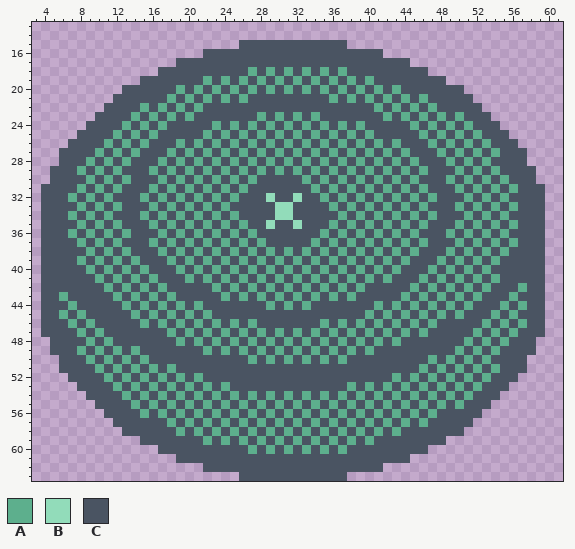
Pixel-art sprite: src/assets/board/shadow_pawn.png. That is the earlier state.
The file is 60x60 pixels. Shown: x 3..61, y 13..63. The old version is drawn lined up with the new one, on the new canvas.
Palette (. is transparent): A #5daf8d  B #92dcba  C #4a5462
The result:
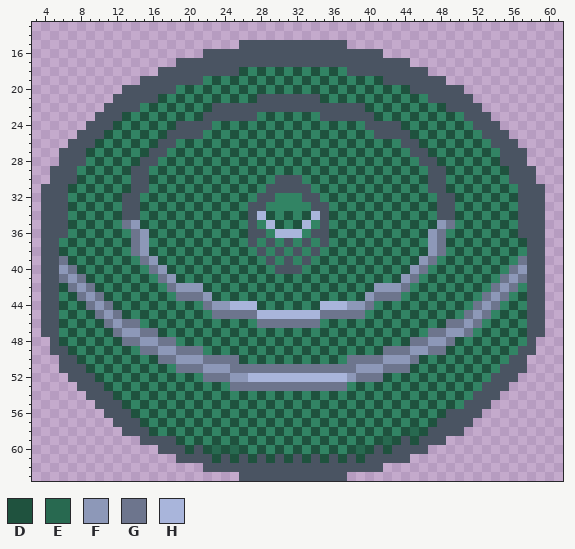
Colours new in this view: D #1f523e  E #286950  F #8d98b8  G #6d758d  H #a9b5db
What changed:
canvas 60x60 -> 64x64, the old top-left corner now at 2,5 (the part of the old canvas that was cut away was empty and is not shown)
colour A: #5daf8d -> #328464
Changed rows in their new state; - is a pixel that keeps its letter.
first column x 6:
18 --------------------D-D-D-D-D-D---------------------
19 -----------------D-D-D-D-D-D-D-D-D-D----------------
20 --------------D-D-D-D-D-D-D-D-D-D-D-D-D-------------
21 -----------D-D-D-D-D-D-------D-D-D-D-D-D------------
22 ----------D-D-D-D-----------------D-D-D-D-D---------
23 -------D-D-D-D-D-------D-D-D-------D-D-D-D-D--------
24 ------D-D-D-D-----D-D-D-D-D-D-D-D-----D-D-D-D-------
25 -----D-D-D-D-----D-D-D-D-D-D-D-D-D-----D-D-D-D------
26 ----D-D-D-D---D-D-D-D-D-D-D-D-D-D-D-D---D-D-D-D-----
27 ---D-D-D-D---D-D-D-D-D-D-D-D-D-D-D-D-D---D-D-D-D----
28 ----D-D-D---D-D-D-D-D-D-D-D-D-D-D-D-D-D---D-D-D-D---
29 ---D-D-D---D-D-D-D-D-D-D-D-D-D-D-D-D-D-D---D-D-D-D--
30 --D-D-D---D-D-D-D-D-D-DA----D-D-D-D-D-D-D---D-D-D---
31 -D-D-D-D---D-D-D-D-D-DA------D-D-D-D-D-D---D-D-D-D--
32 --D-D-D---D-D-D-D-D-DA-CAAA---D-D-D-D-D-D---D-D-D-D-
33 -D-D-D---D-D-D-D-D-DA--AAAAA---D-D-D-D-D-D---D-D-D--
34 --D-D-D---D-D-D-D-D-D-HDADADH-D-D-D-D-D-D---D-D-D-D-
35 -D-D-D-GFD-D-D-D-D-D--AHDADHA--D-D-D-D-D-DFG-D-D-D--
36 --D-D-D-GFD-D-D-D-D-DC-AHHHA-CD-D-D-D-D-DFG-D-D-D-D-
37 AD-D-D-DGF-D-D-D-D-D----A-A----D-D-D-D-D-FGD-D-D-D-D
38 DAD-D-D-GFD-D-D-D-D-D---------D-D-D-D-D-DFG-D-D-D-DA
39 GD-D-D-D-GFD-D-D-D-D-D-------D-D-D-D-D-DFG-D-D-D-DAG
40 FGD-D-D-D-GFD-D-D-D-D-D--C--D-D-D-D-D-DFG-D-D-D-DAGF
41 GFGD-D-D-D-GFD-D-D-D-D-D-D-D-D-D-D-D-DFG-D-D-D-D-GFG
42 DGFGD-D-D-D-GFFFD-D-D-D-D-D-D-D-D-DFFFG-D-D-D-D-GFG-
43 -DGFGD-D-D-D-GGGFD-D-D-D-D-D-D-D-DFGGG-D-D-D-D-GFG-D
44 D-DGFGD-D-D-D-D-GFFHHHD-D-D-DHHHFFG-D-D-D-D-D-GFG-D-
45 -D-DGFGD-D-D-D-D-GGGGGHHHHHHHGGGGG-D-D-D-D-D-GFG-D-D
46 D-D-DGFGG-D-D-D-D-D-D-GGGGGGG-D-D-D-D-D-D-DGGFG-D-D-
47 AD-D-DGFFGGD-D-D-D-D-D-D-D-D-D-D-D-D-D-D-GGFFG-D-D-D
48 DAD-D-DGGFFGG-D-D-D-D-D-D-D-D-D-D-D-D-DGGFFGD-D-D-DA
49 -D-D-D-D-GGFFGGG-D-D-D-D-D-D-D-D-D-DGGGFFGGD-D-D-DA-
50 --D-D-D-D-DGGFFFGGGGD-D-D-D-D-D-GGGGFFFGD-D-D-D-DA--
51 ---D-D-D-D-D-GGGFFFGGGGGGGGGGGGGGFFFGGGD-D-D-D-D----
52 ----D-D-D-D-D-D-GGGFFHHHHHHHHHHHFGGGD-D-D-D-D-D-----
53 -----D-D-D-D-D-D-D-GGGGGGGGGGGGG-D-D-D-D-D-D-D------
54 ------D-D-D-D-D-D-D-D-D-D-D-D-D-D-D-D-D-D-D-D-------
55 -------D-D-D-D-D-D-D-D-D-D-D-D-D-D-D-D-D-D-D--------
56 --------D-D-D-D-D-D-D-D-D-D-D-D-D-D-D-D-D-D---------
57 ---------DAD-D-D-D-D-D-D-D-D-D-D-D-D-D-D-D----------
58 ----------DAD-D-D-D-D-D-D-D-D-D-D-D-D-DED-----------
59 -------------DAD-D-D-D-D-D-D-D-D-D-DED-D------------
60 --------------D-DEDED-D-D-D-D-D-DED-D---------------
61 -----------------D-D-D-D-D-D-D-D-D------------------
Boxes around the changes in both pictures, in picture pixels (x1, y1, x2, y2):
changed: (59, 67, 527, 463)
